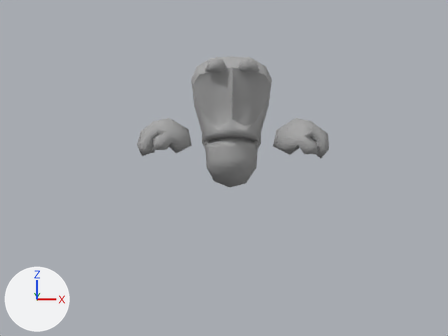
Renders of the Blender file ressources/textures/Worm/Worm.blend from each side of a commit.
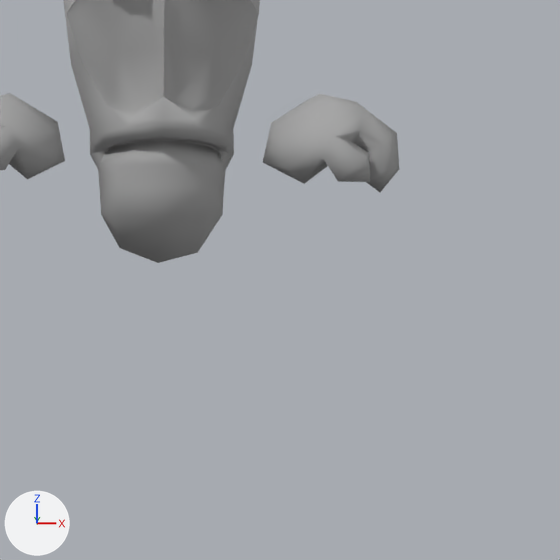
There are two pictures of each version: one from the file's camera 'Camera', one close up on the part from 37% to 88% of the width and 24% to 92% of the height. The lights are fixed; the arrows at lower left show +X, +Y and +Z.

Names of what the first close-up shows: 'Inst3D_RefRep.221_Ref', 'Inst3D_RefRep.223_Ref', 'Inst3D_RefRep.225_Ref'.
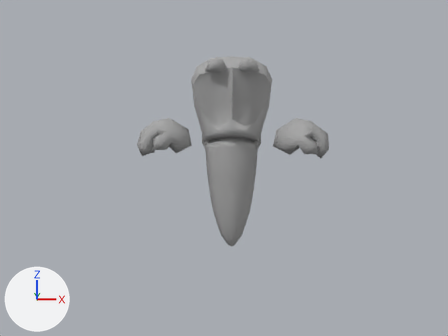
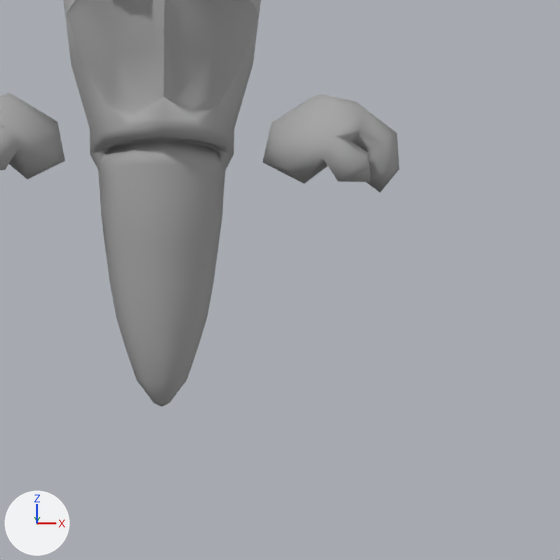
Location of each change, (x1, y1, x2, y2) in pixels of the close-ups (560 x 560 px; the box of a moved part takes in the faces that stretch with it):
'Inst3D_RefRep.221_Ref', reshaped: before (63, 0, 260, 263); after (63, 0, 261, 407)
part 1 of me_inst3d_refrep_221_ref, moved or reshaped: before (102, 213, 222, 263); after (101, 213, 222, 407)

Edits to the bpy script that builds the scene:
```text
Change me_inst3d_refrep_221_ref:
    used by ob_inst3d_refrep_221_ref; location = (0.0, 0.0, 0.0)
    remove me_inst3d_refrep_221_ref.from_pydata(...)  # 238 vertices, 452 faces; spans x -0.88..0.87, y -1.42..1.43, z 1.3..4.19
    add me_inst3d_refrep_221_ref.from_pydata(...)  # 238 vertices, 452 faces; spans x -0.88..0.87, y -1.42..0.34, z 0.01..4.19
    me_inst3d_refrep_221_ref part 1: 49 of the vertices in x -0.52..0.51, y -0.15..1.43, z 1.3..2.18 are multiplied about their middle by the matrix ((0.998, -0.01, -0.06), (0.06, 0.06, 0.996), (-0.007, -0.998, 0.061)), then moved by (0.0, -1.07, -0.94)
```
